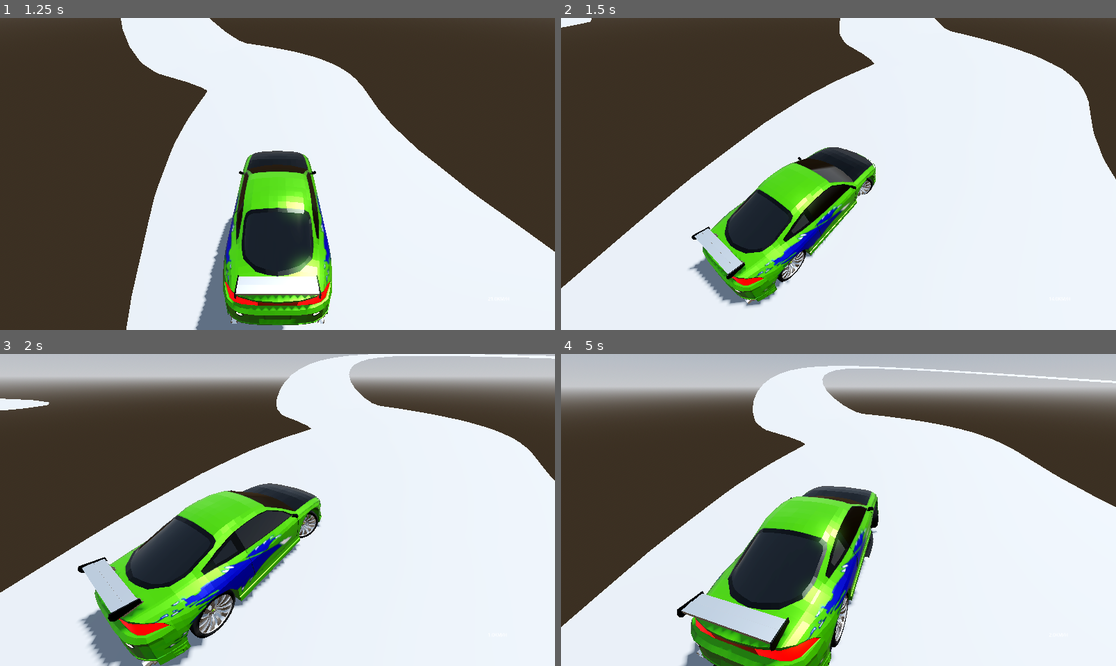
Above: before the commit, frames 1-4 (two rows, left to right).
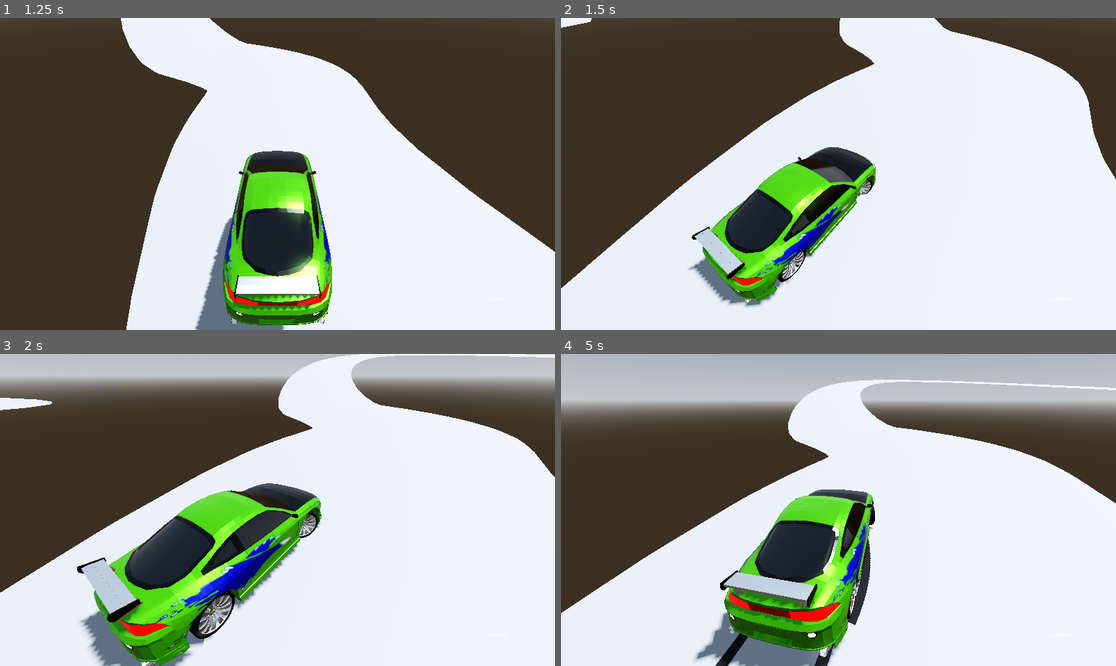
Above: after the commit, the same moments.

Repository: sashkohetman/Car_game_git
Game: Godot game, scene res://scenes/Menu.tscn
The game is run twice, just before and just after one commit, with the same random seed, the same clock (stepped at 60 frames per second) and the same inputs.
Inputs (mouse positions are in pixels of both pictures, inside the frame that each line leads up to):
- Up to frame 1 (1.25 s): click "Start" at 0.5 s
- Up to frame 2 (1.5 s): move the mouse to (960, 158) at 1.27 s; hold D (turn right) from 1.28 s (still down); hold Space (handbreak) from 1.28 s (still down)
- Up to frame 3 (2 s): keep holding D (turn right); keep holding Space (handbreak)
- Up to frame 4 (5 s): move the mouse to (727, 525) at 2.02 s; release D (turn right) at 2.03 s; release Space (handbreak) at 2.03 s; hold S (brake) 2.03-2.78 s; tap Space (handbreak) at 2.1, 3.6 s; move the mouse to (894, 441) at 2.77 s; hold D (turn right) 2.78-3.53 s; hold Space (handbreak) 2.78-3.53 s; move the mouse to (810, 572) at 3.52 s; hold W (accelerate) 3.53-4.28 s; move the mouse to (1005, 556) at 4.27 s; hold A (turn left) from 4.28 s (still down); hold Space (handbreak) from 4.28 s (still down)

Frame 1 is identical in both runs. In frame 2, less than 0.1% of the frame differs, in the area x 0-97%, y 1-90%; in frame 3, 2.2%; in frame 4, 24%, in the area x 0-100%, y 3-100%.

Commit message:
Car Game v1.2.01
I let ai fix the handbreak and clean my code. Yay

Diff:
--- a/Car_game-(4.5)/scripts/raycast_wheel.gd
+++ b/Car_game-(4.5)/scripts/raycast_wheel.gd
@@ -15,15 +15,15 @@
 @export var slip_limit_multiplyer := 2.0
 
 @export_group("Traction & Braking")
-@export var z_traction := 0.05       # Тертя кочення (накатом)
-@export var z_brake_traction := 0.45 # Сила гальм
-@export var handbrake_force := 0.8   # Наскільки сильно ручник блокує колесо
+@export var z_traction := 0.05       # Coasting friction
+@export var z_brake_traction := 0.45 # Braking power
+@export var handbrake_force := 0.8   # Handbrake friction factor
 
 @export_group("Stability Limits")
 @export var slip_limit_low_speed : float = 2.0
 @export var slip_limit_high_speed : float = 1.2
-@export var speed_threshold_kph : float = 250.0 # Швидкість для розрахунку ліміту
-@export var steer_bonus := 2.0       # Додатковий зацеп для передніх коліс
+@export var speed_threshold_kph : float = 250.0
+@export var steer_bonus := 2.0
 
 @export_group("Motor & Steer")
 @export var is_motor := false
@@ -33,23 +33,17 @@
 
 @export_group("Traction & Grip")
 @export var lateral_stiffness := 1.0
-@export var friction_coefficient := 1.0 # gives you grip (1.0 - asphalt, 0.3 - ice)
+@export var friction_coefficient := 1.0
 
 @export_group("Drift & Slip")
-# speed (м/с), at which marks begin to form
 @export var skid_mark_threshold := 2.0
-# friction drop, after wheel grip department(0.1 - 1.0)
 @export var sliding_grip_multiplier := 0.6
 
-@export_group("Motor & Differential")
-@export var limited_slip_differential := true
 @onready var Wheel_model: Node3D = get_child(0)
-
 
 var engine_force := 0.0
 var grip_factor := 0.0
 var is_braking := false
-
 
 func _ready() -> void:
 	target_position.y = -(rest_dist + wheel_radius + over_extend)
@@ -62,126 +56,97 @@
 func apply_steering(car: RaycastCar, delta: float) -> void:
 	if not is_steer: return
 
-	# 1. calculating speed ratio (0.0 до 1.0)
 	var speed_ratio = clampf(abs(car.linear_velocity.length()) / car.max_speed, 0.0, 1.0)
-
-	# 2. taking value from car graph
 	var curve_value = 1.0
 	if car.steering_sensitivity_curve:
 		curve_value = car.steering_sensitivity_curve.sample_baked(speed_ratio)
 
-	# 3. Estimating final degree
 	var dynamic_max_steer = deg_to_rad(car.tire_max_turn_degrees * curve_value)
-
-	# getting input
 	var turn_input = Input.get_axis("turn right", "turn left")
 	var target_rad = turn_input * dynamic_max_steer
 
-	# smooth wheel rotation
 	rotation.y = move_toward(rotation.y, target_rad, car.tire_turn_speed * delta)
 
+# MAIN PHYSICS FUNCTION
 func apply_wheel_physics(car: RaycastCar) -> void:
+	# 0. Setup
 	force_raycast_update()
 	if shapecast:
 		shapecast.force_shapecast_update()
 
 	target_position.y = -(rest_dist + wheel_radius + over_extend)
+	var p_delta = get_physics_process_delta_time() # FIXED: Delta definition
 
 	var colliding := is_colliding()
 	if shapecast and shapecast.is_colliding():
 		colliding = true
 
 	if not colliding:
-		Wheel_model.position.y = move_toward(Wheel_model.position.y, -rest_dist, 5 * get_physics_process_delta_time())
+		Wheel_model.position.y = move_toward(Wheel_model.position.y, -rest_dist, 5 * p_delta)
 		return
 
 	var contact : Vector3 = get_collision_point()
 	var forward_dir := global_basis.z.normalized()
 	var right_dir := global_basis.x.normalized()
 	var tire_vel := car._get_point_velocity(contact)
+	var speed = forward_dir.dot(car.linear_velocity)
 
-	## 1. visual wheel spin and SUSPENSION
-	var speed = forward_dir.dot(car.linear_velocity)
-	Wheel_model.rotate_x((speed * get_physics_process_delta_time()) / wheel_radius)
+	# 1. Suspension & Visuals
+	Wheel_model.rotate_x((speed * p_delta) / wheel_radius)
 
 	var spring_len := maxf(0.0, global_position.distance_to(contact) - wheel_radius)
 	var offset := rest_dist - spring_len
-	Wheel_model.position.y = move_toward(Wheel_model.position.y, -spring_len, 5 * get_physics_process_delta_time())
+	Wheel_model.position.y = move_toward(Wheel_model.position.y, -spring_len, 5 * p_delta)
 
 	var force_pos : Vector3 = contact - car.global_position
 
-	## 2. suspension force (Y)
 	var compression = clampf(offset / rest_dist, 0.0, 1.0)
-
 	var spring_force := spring_strenght * offset
 
-	##SHOCK FORCE
-	# If suspension is compressed more than 80%, progressively adding forc
 	if compression > 0.8:
-		var bump_stop_factor = pow(compression - 0.8, 2) * 10.0 # quadratic growth
+		var bump_stop_factor = pow(compression - 0.8, 2) * 10.0
 		spring_force *= (1.0 + bump_stop_factor)
-	# -------------------------------
 
 	var spring_damp_f := spring_damping * global_basis.y.dot(tire_vel)
 	var suspension_force := maxf(0.0, spring_force - spring_damp_f)
 	var y_force := suspension_force * get_collision_normal()
-	if offset < rest_dist * 0.1: # if suspension compressed over 90%
-	# Adding shock force
+
+	if offset < rest_dist * 0.1:
 		var shock_force = car.mass * 2.0
-		car.apply_central_impulse(global_basis.y * shock_force * get_physics_process_delta_time())
+		car.apply_central_impulse(global_basis.y * shock_force * p_delta)
 
-	## 3. Acceleration (Z - accel)
+	var gravity_mag = abs(car.get_gravity().y)
+	var weight_on_wheel = suspension_force / gravity_mag if colliding else 0.0
+	weight_on_wheel = max(weight_on_wheel, (car.mass * gravity_mag) / (car.total_wheels * 2.0))
+
+	# 2. Acceleration (Z)
 	if is_motor and car.motor_input:
 		var speed_ratio: float = abs(speed) / car.max_speed
-		# ВИПРАВЛЕНО: прибираємо "car.", бо тепер accel_curve належить самому колесу
 		var ac: float = accel_curve.sample_baked(speed_ratio)
-		var accel_force: Vector3 = forward_dir * car.acceleration * car.motor_input * ac
+
+		# Handbrake Power Cut (Applied directly here)
+		var accel_mult = 1.0
+		if car.hand_break: accel_mult = 0.3
+
+		var accel_force: Vector3 = forward_dir * car.acceleration * car.motor_input * ac * accel_mult
 		car.apply_force(accel_force, force_pos)
 
-## 4. Lateral Friction (Кермування та Занос)
+	# 3. Lateral Friction (X - Turning)
 	var steering_x_vel := right_dir.dot(tire_vel)
 	grip_factor = absf(steering_x_vel / max(tire_vel.length(), 0.1))
 	var x_traction := grip_curve.sample_baked(grip_factor)
 
-	var gravity_mag = abs(car.get_gravity().y)
-
-	# true weight: using suspension force instead of mass
-	# This allows the wheel to get more friction, when it's pressed on turn
-	var weight_on_wheel = suspension_force / gravity_mag if colliding else 0.0
-	# Prevention from small numbers (minimum friction)
-	weight_on_wheel = max(weight_on_wheel, (car.mass * gravity_mag) / (car.total_wheels * 2.0))
-
-	var steer_bonus = 2.5 if is_steer else 1.0
-
-	# Dynamic limit: giving front wheels a bigger limit, so they don't go into slip too soon
 	var speed_kph = car.linear_velocity.length() * 3.6
-
 	var dynamic_limit_factor = remap(clamp(speed_kph, 0, 200), 0, 200, slip_limit_low_speed, slip_limit_high_speed)
-
-	# 2. Adding "Minimal slip",force of which won't get lower than 300 Km/h
-	var final_slip_limit_factor = max(dynamic_limit_factor * (1.5 if is_steer else 1.0), 0.6)
+	var slip_limit = weight_on_wheel * dynamic_limit_factor * slip_limit_multiplyer
 
 	var x_force : Vector3 = -right_dir * steering_x_vel * x_traction * weight_on_wheel * lateral_stiffness * base_grip
-
-	var slip_limit = weight_on_wheel * dynamic_limit_factor * slip_limit_multiplyer
-
-	# --- Enhanced Handbrake Friction ---
-	if car.hand_break and not is_steer: # Only for rear wheels
-		# 1. Force the wheel to resist forward movement much harder
-		var handbrake_friction = handbrake_force * weight_on_wheel * 2.0
-		var hb_force = -forward_dir * speed * handbrake_friction
-		car.apply_force(hb_force, force_pos)
-
-		# 2. Visual: stop the wheel model from spinning
-		# (Optional: you can add code here to freeze the Wheel_model rotation)
-	# ------------------------------------
 
 	if x_force.length() > slip_limit:
 		x_force = x_force.limit_length(slip_limit)
 
-	## 5. Longitudinal Friction (Braking & Handbrake)
+	# 4. Longitudinal Friction (Z - Braking & Handbrake)
 	var current_z_friction = z_traction
-
 	if is_braking:
 		var final_brake_force = z_brake_traction
 		if is_steer:
@@ -190,62 +155,44 @@
 			final_brake_force *= (1.0 - car.brake_bias)
 		current_z_friction = final_brake_force
 
-	# 1. Base friction calculation
 	var friction_mag = speed * current_z_friction * weight_on_wheel
 
-	# 2. Handbrake logic: FIXED - reduced multiplier to make it less "powerful" than main brakes
-	# --- Handbrake logic: constant kinetic friction with Speed Fading ---
-	# --- Real-world Handbrake (Momentum Based) ---
-	# --- Real-world Handbrake (Momentum Based) ---
-	# --- Hybrid Handbrake System (Linear + Lateral) ---
+	# --- HYBRID HANDBRAKE SYSTEM (The Fix) ---
 	if car.hand_break and not is_steer:
-		var p_delta = get_physics_process_delta_time()
-
-		# 1. Forward Resistance (Stopping power)
-		# We use a mix of constant drag and a tiny bit of velocity-based friction
-		# This makes it feel like a real mechanical brake: enough to stop, but not a wall.
+		# A. Stopping Power (Linear)
+		# Mix of constant drag + slight speed dependent friction
 		var hb_stop_power = (car.mass * 0.1) + (abs(speed) * weight_on_wheel * 0.05)
 		friction_mag = sign(speed) * hb_stop_power
 
-		# 2. Lateral Grip (Drifting power)
-		# We don't kill the grip to 0.05, we make it dynamic.
-		# If the car is going straight, it keeps some grip. If it's turning, it slides.
+		# B. Drift Initiation (Lateral)
+		# High grip when straight, Low grip when turning
 		var side_slide_factor = remap(clamp(abs(steering_x_vel), 0.0, 5.0), 0.0, 5.0, 0.4, 0.1)
 		x_force *= side_slide_factor
 
-		# 3. Momentum Clamp (Safety first)
+		# C. Safety Momentum Clamp (Prevent instant stops)
 		var momentum_limit = (abs(speed) * car.mass * p_delta) * 2.0
 		friction_mag = clampf(friction_mag, -momentum_limit, momentum_limit)
-	# --------------------------------------------------
+	# ----------------------------------------
 
-	# --- DYNAMIC TRACTION CIRCLE (High Speed Steering Fix) ---
-	# We increase the tire's grip limit specifically for lateral forces at high speeds
-	# to compensate for the weight shift and momentum of the Eclipse.
+	# --- DYNAMIC TRACTION CIRCLE (High Speed Cornering) ---
 	var grip_boost = remap(clamp(speed_kph, 50, 200), 50, 200, 1.0, 2.5)
-
 	var max_tire_force = weight_on_wheel * friction_coefficient * 1.5 * grip_boost
 
-	# Combined forces check
 	var total_force_vec = Vector2(x_force.length(), friction_mag)
-
 	if total_force_vec.length() > max_tire_force:
-		# If the tire is over its limit, we prioritize STEERING (X) over BRAKING (Z)
-		# for the front wheels to reduce understeer.
 		var reduction_factor = max_tire_force / total_force_vec.length()
-
 		if is_steer:
-			# Front wheels: keep 80% of steering, sacrifice braking
+			# Prioritize steering for front wheels
 			x_force *= max(reduction_factor, 0.8)
 			friction_mag *= reduction_factor * 0.5
 		else:
-			# Rear wheels: standard reduction
 			friction_mag *= reduction_factor
 			x_force *= reduction_factor
-	# -------------------------------------------------------
+	# ------------------------------------------------------
 
 	var z_force: Vector3 = -forward_dir * friction_mag
 
-	# Final force application
+	# 5. Apply Final Forces
 	car.apply_force(y_force, force_pos)
 	car.apply_force(x_force, force_pos)
 	car.apply_force(z_force, force_pos)
